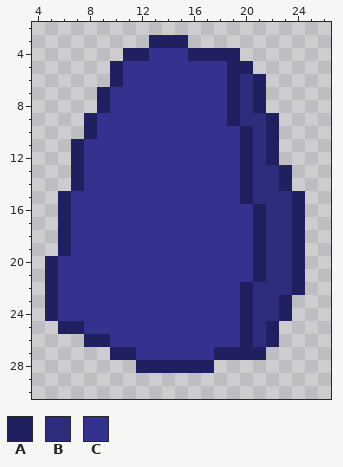
File history of a pixel-art sprite, Items/Consumable/BlankRune.png. That is the earlier state.
The file is 32x32 pixels. Shown: x 4..26, y 2..30.
Palette (. is transparent): A #202061  B #2d2d7d  C #33338f
The result:
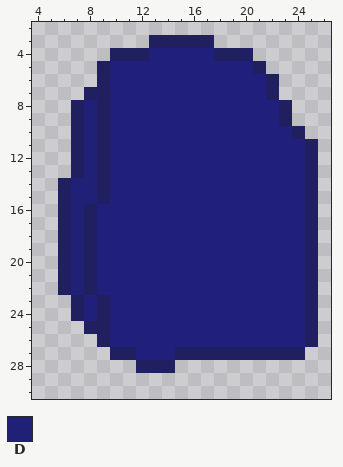
Colours new in this view: D #202076
Change:
Colour C changes from #33338f to #20207c.
Colour A is added in row 3 at x 16 to 17; in row 4 at x 10 and 20; in row 5 at x 9 and 21; in row 6 at x 9 and 22; in row 7 at x 8 and 22; in rows 8 to 9 at x 7 and 23.
Colour A is added in row 10 at x 7 and 24; in rows 11 to 13 at x 25; in row 14 at x 6 and 25; in rows 15 to 26 at x 25; in row 27 at x 22 to 24.
Colour A replaces colour C in rows 9 to 15 at x 9; in rows 16 to 19 at x 8; in rows 20 to 22 at x 6 and 8; in rows 23 to 24 at x 7 and 9; in row 25 at x 8 to 9; in row 27 at x 15 to 17.
Colour C is added in row 8 at x 22; in row 10 at x 23; in rows 11 to 12 at x 23 to 24; in rows 13 to 14 at x 24; in rows 23 to 24 at x 24; in rows 25 to 26 at x 23 to 24.
Colour C replaces colour A in row 4 at x 16 to 17; in row 5 at x 10 and 19 to 20; in row 6 at x 10, 19 and 21; in rows 7 to 8 at x 19 and 21; in row 9 at x 19 and 22; in rows 10 to 12 at x 20 and 22.
Colour C replaces colour A in rows 13 to 14 at x 20 and 23; in row 15 at x 20 and 24; in rows 16 to 21 at x 21 and 24; in row 22 at x 20 and 24; in rows 23 to 24 at x 20 and 23; in rows 25 to 26 at x 20 and 22.
Colour C replaces colour B in rows 6 to 8 at x 20; in row 9 at x 20 to 21; in rows 10 to 12 at x 21; in rows 13 to 14 at x 21 to 22; in row 15 at x 21 to 23; in rows 16 to 21 at x 22 to 23.
Colour C replaces colour B in row 22 at x 21 to 23; in rows 23 to 24 at x 21 to 22; in rows 25 to 26 at x 21.
Colour D is added in row 8 at x 8.
Colour D replaces colour A in rows 9 to 10 at x 8; in row 14 at x 7.
Colour D replaces colour C in rows 11 to 14 at x 8; in row 15 at x 7 to 8; in rows 16 to 22 at x 7.
The author cleared colour A in rows 20 to 24 at x 5; in row 25 at x 6 to 7; in row 26 at x 8; in row 28 at x 15 to 17.
The author cleared colour C in rows 23 to 24 at x 6.
Changed places in both pictures, as pixel boxes (x1, y1, x2, y2):
changed: (45, 35, 318, 373)
